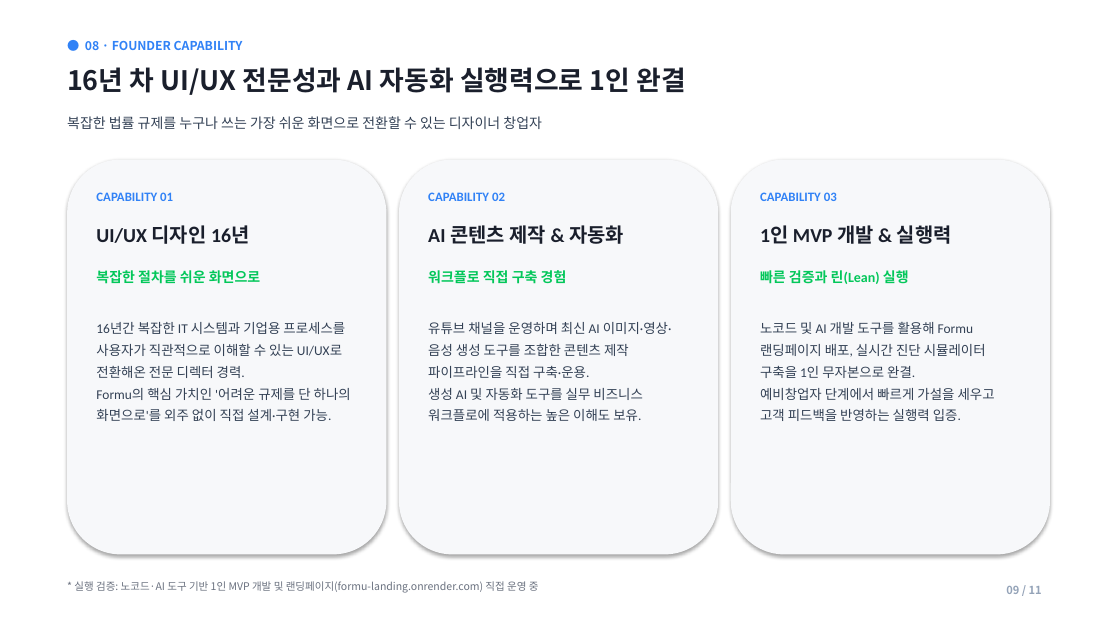
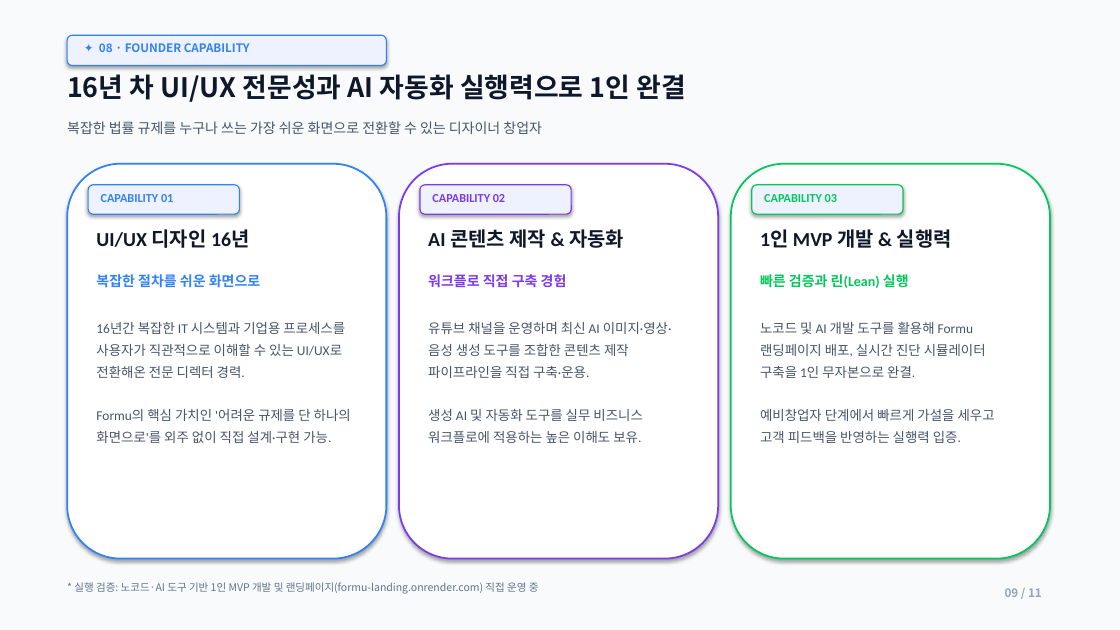
Before and after one commit to lita-lilith16/formu-landing, a slide deck: slide 9 of public/formu_pitch_deck.pptx. Drawn at 1120x630 pixels with LibreOffice and Linux fonts; fonts in the diff are those of the drawing. Boxes give left, top, right and bottom in pixels: in the first picture for what was removed or moved away, otherwise in the second. Text is boxed around its words. In the diff, an @@ line names an element or a change of style, - is before the commit and + after.

Commit message:
feat(pitch-deck): apply 3D glassmorphism reference style with blue-purple-white palette, Kanban scheduling, exploded architecture, and bold metric cards

```diff
--- a/public/formu_pitch_deck.pptx
+++ b/public/formu_pitch_deck.pptx
@@ rectangle at (0, 0, 1120, 630): fill #FFFFFF to #F8FAFC @@
@@ rounded rectangle added at (67, 35, 386, 66), fill #EEF2FF, outline #3182F6 1 pt @@
@@ text at (99, 43, 250, 52): text changed; size 10.5 to 10 pt @@
-● 08 · FOUNDER CAPABILITY
+✦ 08 · FOUNDER CAPABILITY
@@ text colour #1A1F2C to #0F172A in 4 elements at (96, 229, 249, 248), (428, 229, 624, 248), (760, 229, 952, 248), (67, 74, 686, 102) @@
@@ text colour #334155 to #475569 in 4 elements at (96, 322, 351, 443), (428, 322, 672, 443), (760, 322, 995, 443), (67, 121, 542, 134) @@
@@ 3 rounded rectangles, 2 texts: place and size @@
-3 rounded rectangles, 2 texts at (67, 67, 1050, 555)
+3 rounded rectangles, 2 texts at (67, 74, 1050, 559)
@@ rounded rectangle at (67, 164, 386, 559): fill #F7F8FA to #FFFFFF; outline none to #3182F6 1.5 pt @@
@@ rounded rectangle at (399, 164, 718, 559): fill #F7F8FA to #FFFFFF; outline none to #7C3AED 1.5 pt @@
@@ rounded rectangle at (731, 164, 1050, 559): fill #F7F8FA to #FFFFFF; outline none to #03C75A 1.5 pt @@
@@ rounded rectangle added at (88, 185, 239, 214), fill #EEF2FF, outline #3182F6 1 pt @@
@@ text "CAPABILITY 01" at (101, 194, 173, 202): size 11 to 10.5 pt @@
@@ rounded rectangle added at (420, 185, 571, 214), fill #EEF2FF, outline #7C3AED 1 pt @@
@@ text "CAPABILITY 02" at (432, 194, 505, 202): size 11 to 10.5 pt, text colour #3182F6 to #7C3AED @@
@@ rounded rectangle added at (752, 185, 903, 214), fill #EEF2FF, outline #03C75A 1 pt @@
@@ text "CAPABILITY 03" at (764, 194, 837, 202): size 11 to 10.5 pt, text colour #3182F6 to #03C75A @@
@@ text "복잡한 절차를 쉬운 화면으로" at (96, 274, 260, 288): text colour #03C75A to #3182F6 @@
@@ text "워크플로 직접 구축 경험" at (428, 274, 567, 288): text colour #03C75A to #7C3AED @@
@@ text "09 / 11" at (1005, 588, 1042, 597): size 9.5 to 10 pt @@
```
Also in this commit, not shown: 10 other slides changed, 1 other file.
